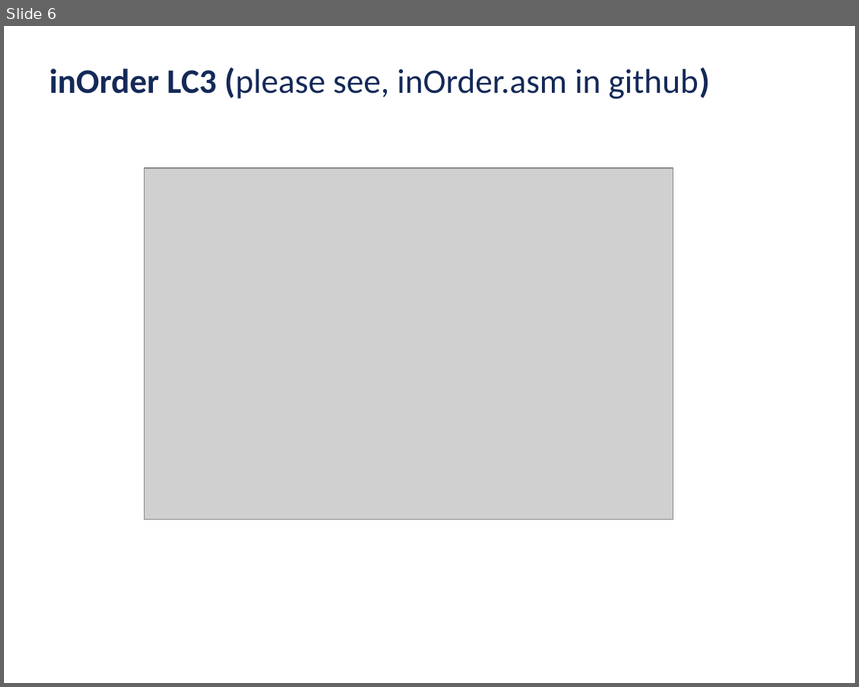
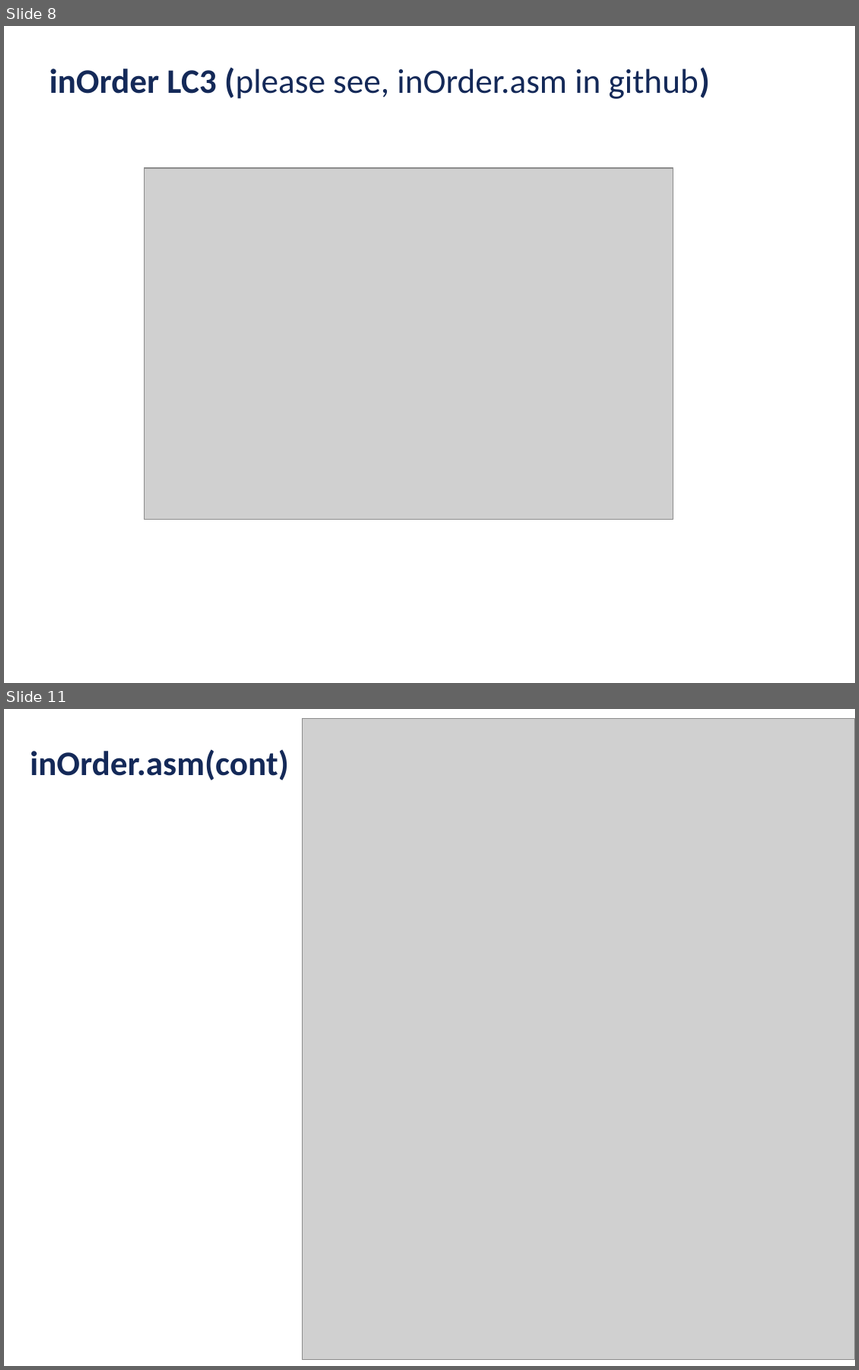
Before and after one commit to ubhowmik/ECE220_Fall2019, a slide deck: LEC#22/Lecture_22.pptx. Shown one above the other, each under a label of ours: slide 6 before the commit, slides 8 and 11 after it; the slides between them are not shown. The pictures are 859x687 and 859x1370 pixels, drawn with LibreOffice and Linux fonts; fonts in the diff are those of the drawing; grey boxes stand for pictures; background and template pictures are left out. Boxes give left, top, right and bottom in pixels: in the first picture for what was removed or moved away, otherwise in the second. Text is boxed around its words. In the diff, an @@ line names an element or a change of style, - is before the commit and + after.

```diff
--- a/LEC#22/Lecture_22.pptx
+++ b/LEC#22/Lecture_22.pptx
@@ slide 11 added at [4, 709, 855, 1366], background #FFFFFF @@
@@ picture added at [302, 718, 855, 1360] @@
@@ text added at [30, 749, 289, 780], 32 pt, text #142958, bold @@
+inOrder.asm(cont)
@@ what was slide 6 is now slide 8 @@
```
Also in this commit, not shown: 1 slide changed, 52 other slides added, 1 other file.
